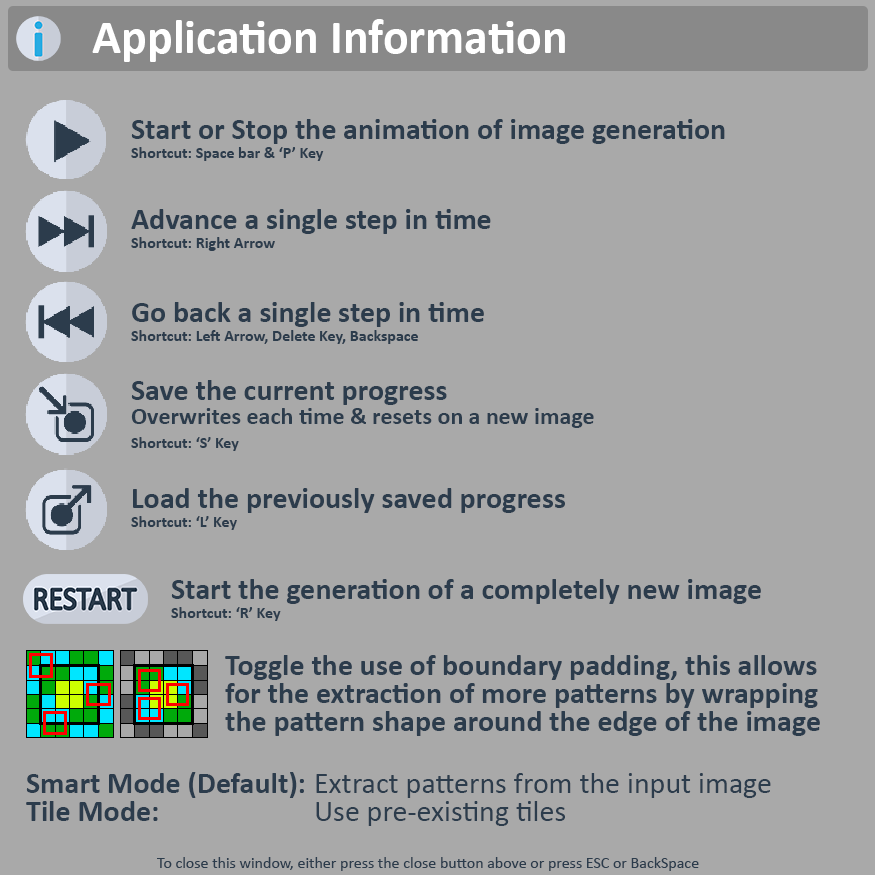
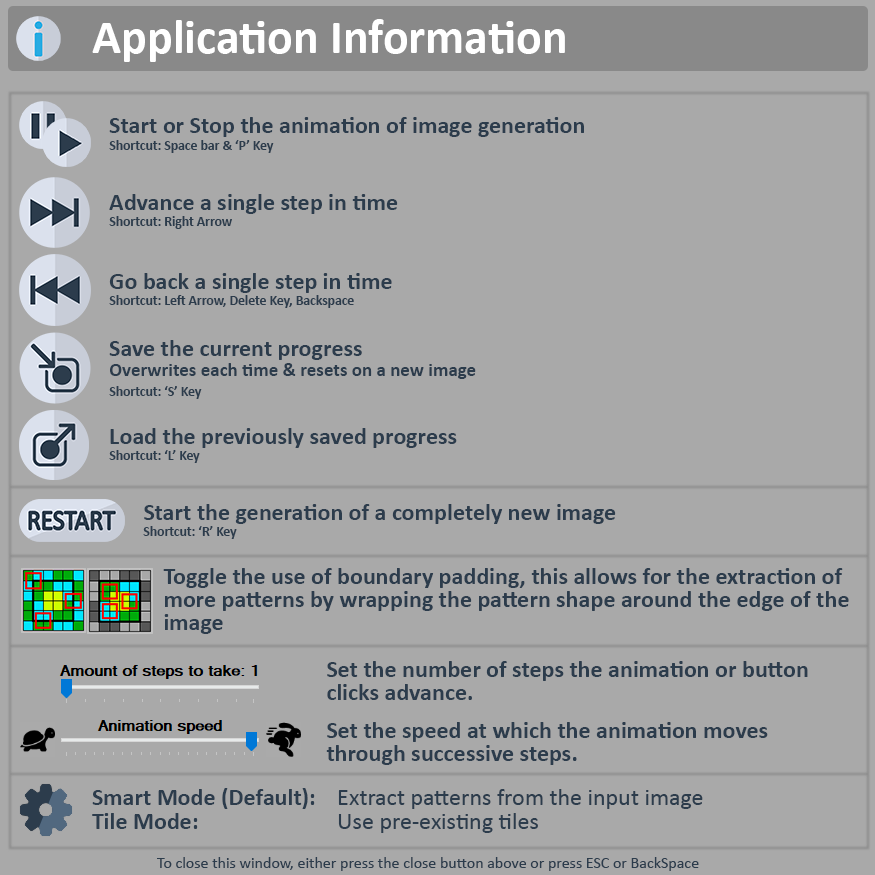
Revision of a layered 875 x 875 image; what changed, layer by layer:
added layer "Rectangle 1" above "Advance" over [8, 91, 870, 850]
added layer "Advance" above "Animate" over [19, 177, 90, 248]
added layer "Load" above "Save" over [19, 410, 89, 480]
added layer "Save" above "Revert" over [19, 332, 91, 404]
added layer "Revert" above "borderPaddingDisabled" over [19, 254, 91, 326]
moved "borderPaddingDisabled" above "borderPaddingEnabled", painted on it over [26, 568, 208, 738]
added layer "borderPaddingEnabled" above "Layer 5" over [21, 568, 86, 633]
added layer "Layer 5" above "Layer 6" over [56, 661, 261, 706]
added layer "Layer 6" above "4b61a1e44668af80df9696ee4f48cada" over [20, 718, 305, 757]
painted on "Smart Mode (Default): Extract patterns from the input image Ti" over [26, 772, 771, 833]
painted on "Toggle the use of boundary padding, this allows for the extract" over [163, 568, 849, 736]
added layer "Set the speed at which the animation moves through successive" above "Set the number of steps the animation or button clicks advance" over [326, 722, 768, 765]
added layer "Set the number of steps the animation or button clicks advance" above "Start the generation of a completely new image Shortcut: ‘R’ K" over [327, 661, 808, 700]
painted on "Start the generation of a completely new image Shortcut: ‘R’ K" over [143, 504, 761, 621]
painted on "Load the previously saved progress Shortcut: ‘L’ Key" over [109, 428, 565, 530]
painted on "Save the current progress Overwrites each time & resets on a n" over [109, 340, 594, 451]
painted on "Go back a single step in time Shortcut: Left Arrow, Delete Key," over [109, 273, 484, 344]
painted on "Advance a single step in time Shortcut: Right Arrow" over [109, 194, 491, 251]
painted on "Start or Stop the animation of image generation Shortcut: Space" over [109, 117, 725, 161]
painted on "Restart" over [19, 499, 148, 624]
removed layer "Layer 1" over [9, 91, 107, 550]
…and 3 more changes (3 added)
